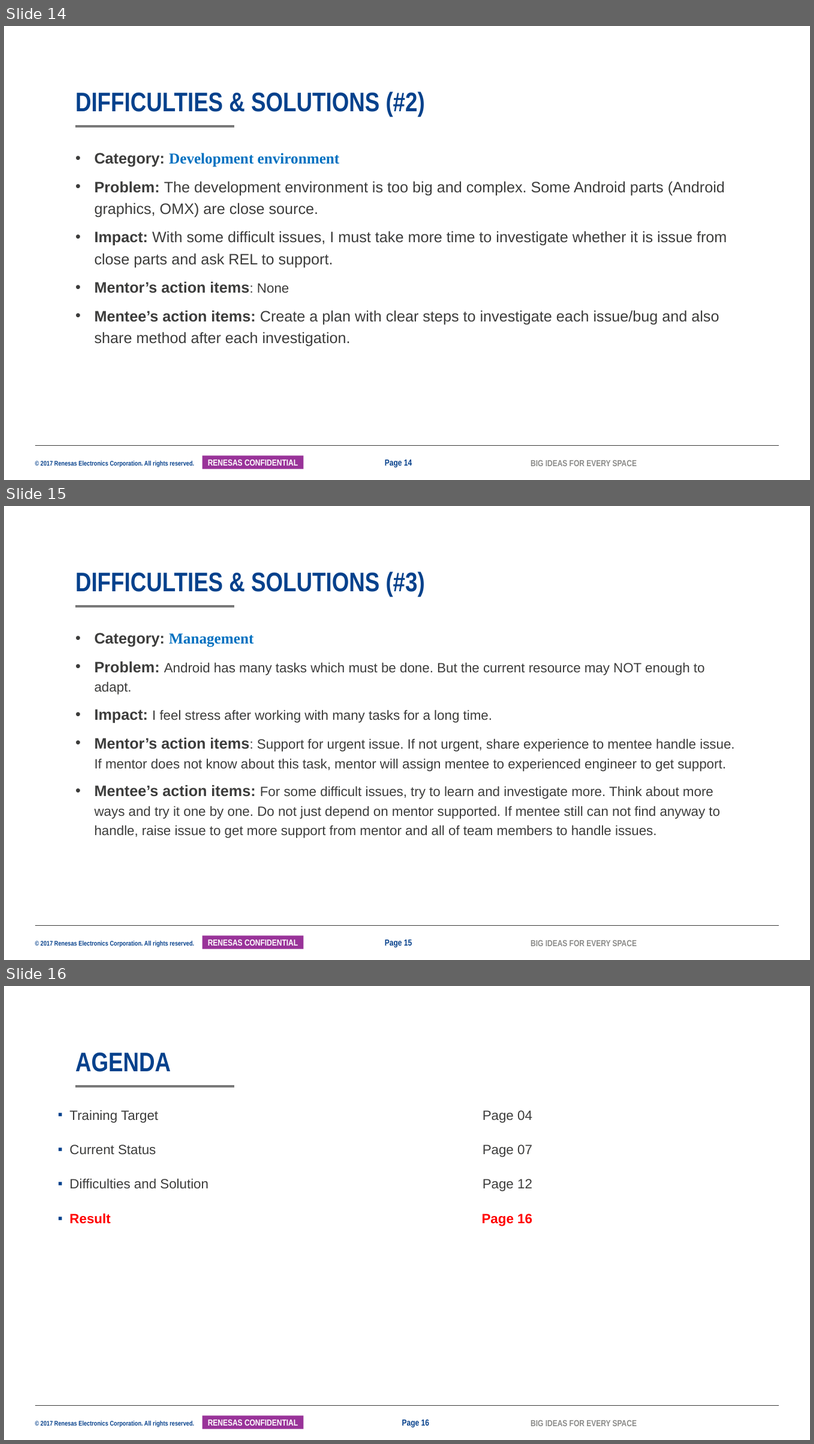
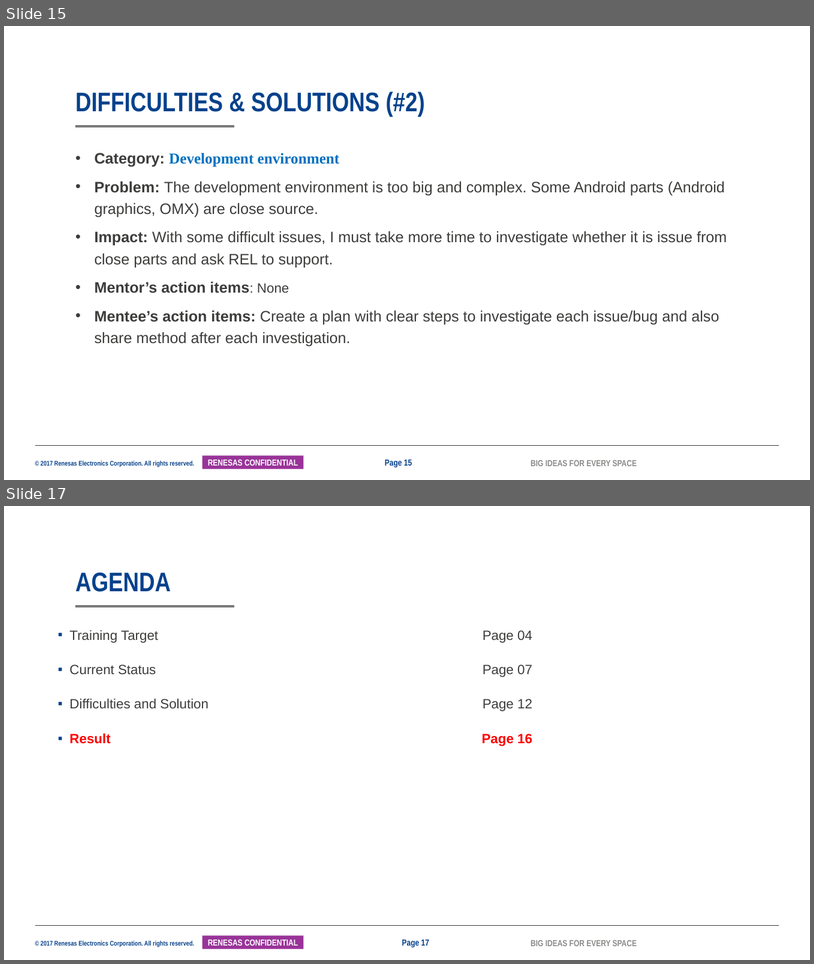
Before and after one commit to tranchikha/myapplication, a slide deck: LAST_TERM/2042_TranChiKha_ISS_MentorMentee_26G.pptx. Shown one above the other, each under a label of ours: slides 14, 15 and 16 before the commit, slides 15 and 17 after it; the slides between them are not shown. The pictures are 814x1444 and 814x964 pixels, drawn with LibreOffice and Linux fonts; fonts in the diff are those of the drawing; background and template pictures are left out. Boxes give left, top, right and bottom in pixels: in the first picture for what was removed or moved away, otherwise in the second. Text is boxed around its words. In the diff, an @@ line names an element or a change of style, - is before the commit and + after.

```diff
--- a/LAST_TERM/2042_TranChiKha_ISS_MentorMentee_26G.pptx
+++ b/LAST_TERM/2042_TranChiKha_ISS_MentorMentee_26G.pptx
@@ slide 15 removed at [4, 506, 810, 960], background #FFFFFF; not listed: 5 template elements that a slide beside it also shows @@
@@ title removed at [75, 571, 425, 597] @@
-DIFFICULTIES & SOLUTIONS (#3)
@@ text removed at [95, 633, 735, 838] @@
-• Category: Management
-• Problem: Android has many tasks which must be done. But the current resource may NOT enough to adapt.
-• Impact: I feel stress after working with many tasks for a long time.
-• Mentor’s action items: Support for urgent issue. If not urgent, share experience to mentee handle issue. If mentor does not know about this task, mentor will assign mentee to experienced engineer to get support.
-• Mentee’s action items: For some difficult issues, try to learn and investigate more. Think about more ways and try it one by one. Do not just depend on mentor supported. If mentee still can not find anyway to handle, raise issue to get more support from mentor and all of team members to handle issues.
@@ page number removed at [385, 939, 412, 947] @@
-Page 15
@@ what was slide 14 is now slide 15 @@
@@ page number at [385, 459, 412, 467]: text changed @@
-Page 14
+Page 15
@@ what was slide 16 is now slide 17 @@
@@ page number at [402, 939, 429, 947]: text changed @@
-Page 16
+Page 17
```
Also in this commit, not shown: 10 slides changed, 3 slides added, 1 other slide removed, 8 other files.
